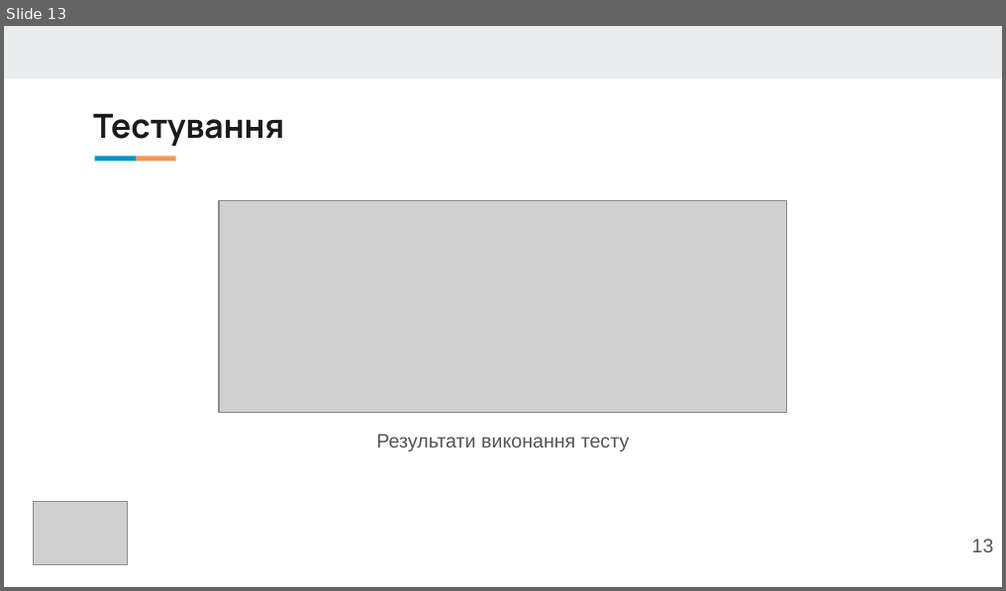
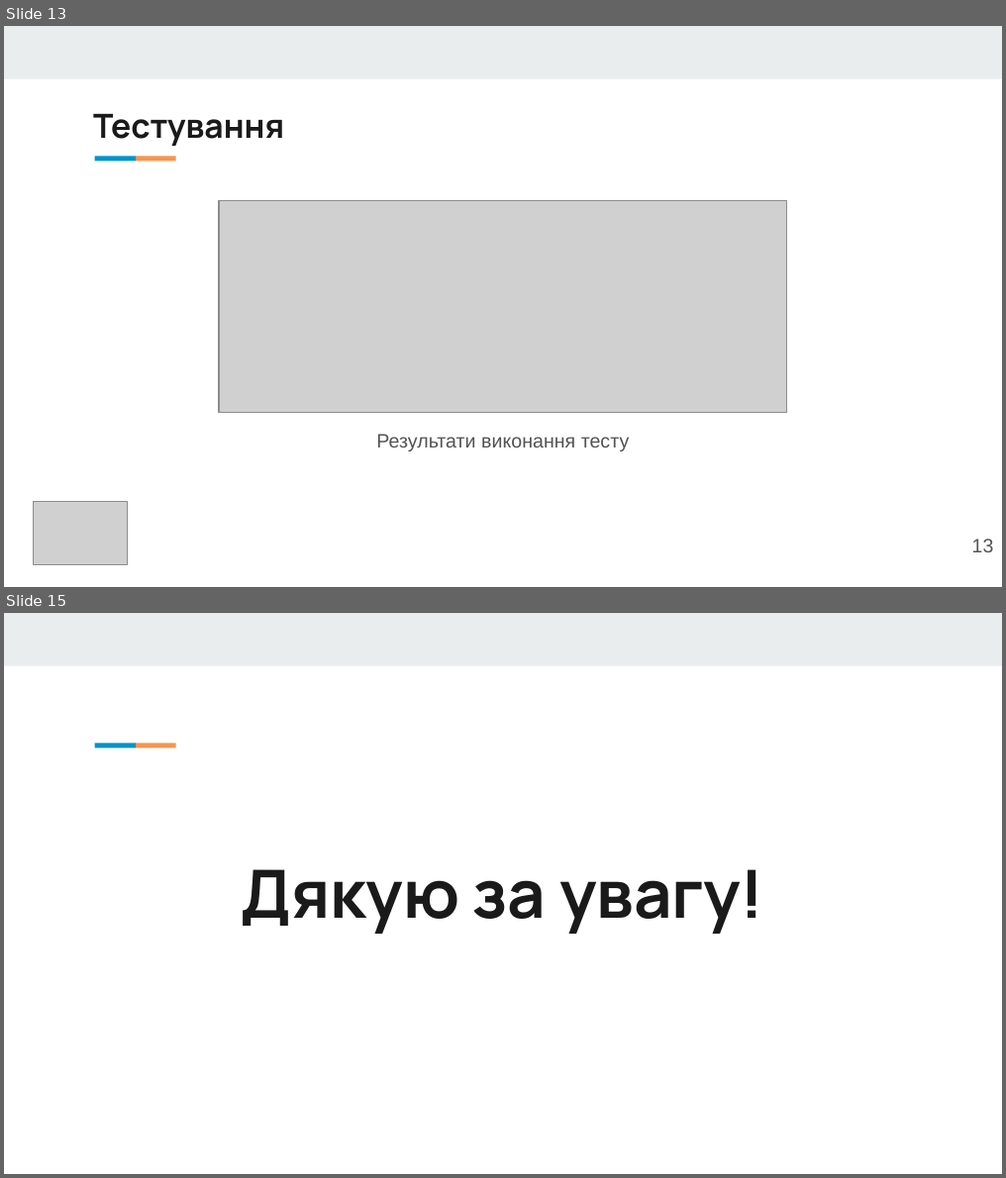
Before and after one commit to NureBobrykMaksym/2025_B_PI_PZPI-21-2_Bobryk_M_Y, a slide deck: 2025_Б_ПІ_ПЗПІ-21-2_Бобрик_М_Я.pptx. Shown one above the other, each under a label of ours: slide 13 before the commit, slides 13 and 15 after it; the slides between them are not shown. The pictures are 1006x591 and 1006x1178 pixels, drawn with LibreOffice and Linux fonts; fonts in the diff are those of the drawing; grey boxes stand for pictures. Boxes give left, top, right and bottom in pixels: in the first picture for what was removed or moved away, otherwise in the second. Text is boxed around its words. In the diff, an @@ line names an element or a change of style, - is before the commit and + after.

```diff
--- a/2025_Б_ПІ_ПЗПІ-21-2_Бобрик_М_Я.pptx
+++ b/2025_Б_ПІ_ПЗПІ-21-2_Бобрик_М_Я.pptx
@@ slide 15 added at [4,613,1002,1174], background #FFFFFF; not listed: 3 template elements that a slide beside it also shows @@
@@ title added at [242,869,764,934], 48 pt, text #1A1A1A, bold @@
+Дякую за увагу!
```
Also in this commit, not shown: 4 slides changed, 1 other file.
